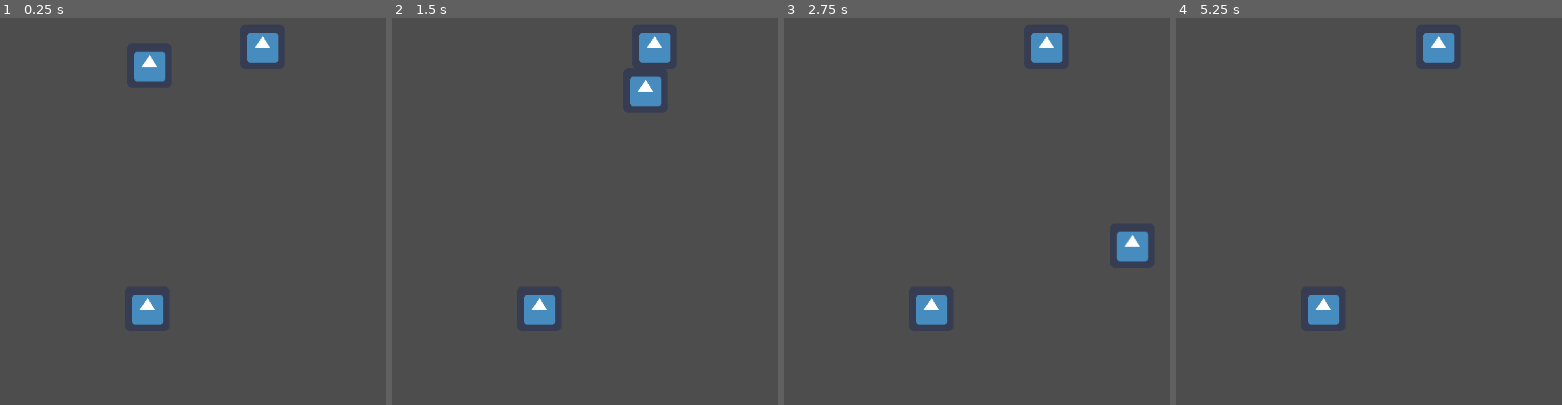
Above: before the commit, frames 1-4 (left to right).
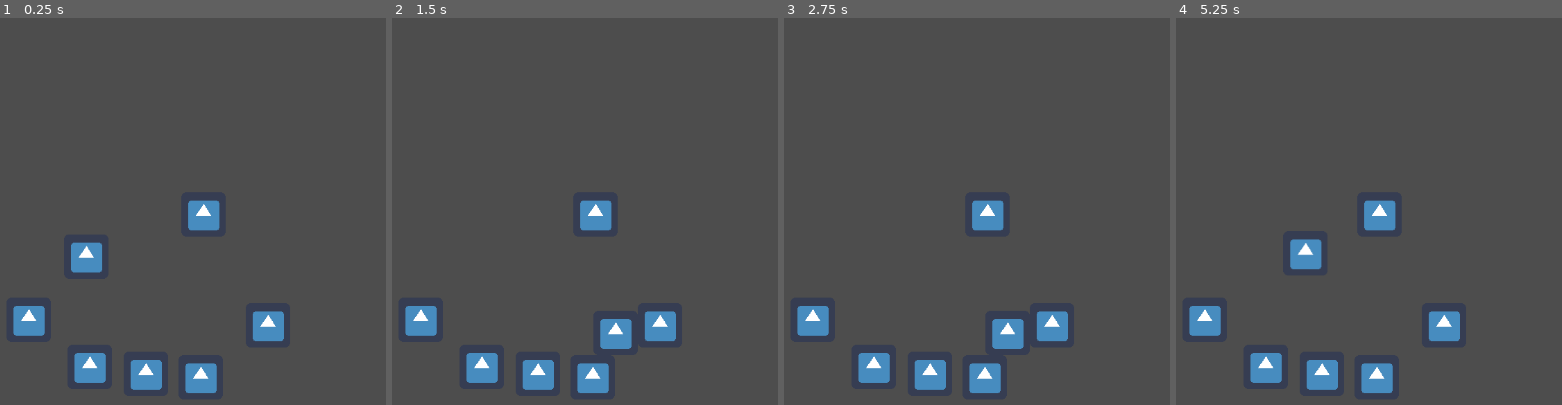
Above: after the commit, the same moments.

Repository: phepro/Project-informatica-1
Game: Godot game, scene res://main.tscn
The game is run twice, just before and just after one commit, with the same random seed, the same clock (stepped at 60 frames per second) and the same inputs. The engine's default icon, where the game draws it, is replaced by a stand-in: a white triangle on a blue panel in a dark square.
Inputs:
- Up to frame 1 (0.25 s): no input
- Up to frame 2 (1.5 s): hold Right (move_right) 0.53-1.28 s; hold Down (move_down) from 1.28 s (still down)
- Up to frame 3 (2.75 s): release Down (move_down) at 2.03 s; hold Right (move_right) from 2.03 s (still down)
- Up to frame 4 (5.25 s): release Right (move_right) at 2.78 s; hold Up (move_up) 2.78-3.53 s; hold Left (move_left) 3.53-5.03 s; tap Enter at 4.25 s; tap Space at 5 s; hold Down (move_down) from 5.03 s (still down)

The runs differ from the first frame. In frame 1, 6.4% of the frame differs, in the area x 3-74%, y 3-97%; in frame 2, 6.4%; in frame 3, 6.4%; in frame 4, 5.7%.

Commit message:
Finished player movement
Now there is collision on all sides.
Everything works PERFECTLY

Diff:
--- a/Game/main.tscn
+++ b/Game/main.tscn
@@ -6,10 +6,22 @@
 [node name="Main" type="Node"]
 
 [node name="player" parent="." instance=ExtResource("2_0xm2m")]
-position = Vector2(299, 158)
+position = Vector2(208, 391)
 
 [node name="tile" parent="." instance=ExtResource("1_ig7tw")]
-position = Vector2(296, 509)
+position = Vector2(213, 593)
+
+[node name="tile4" parent="." instance=ExtResource("1_ig7tw")]
+position = Vector2(377, 373)
 
 [node name="tile2" parent="." instance=ExtResource("1_ig7tw")]
-position = Vector2(462, 131)
+position = Vector2(294, 603)
+
+[node name="tile3" parent="." instance=ExtResource("1_ig7tw")]
+position = Vector2(373, 608)
+
+[node name="tile5" parent="." instance=ExtResource("1_ig7tw")]
+position = Vector2(470, 533)
+
+[node name="tile6" parent="." instance=ExtResource("1_ig7tw")]
+position = Vector2(125, 525)
--- a/Game/player.gd
+++ b/Game/player.gd
@@ -1,12 +1,11 @@
 extends Area2D
 signal hit
-@export var speed = 200
+@export var speed = 400
 var x_velocity = 0
 var y_velocity = 0
-var x_acceleration = 0
-var y_acceleration = 0
-var collision_radius
-var raycast_collision = 100000
+var collision_height
+var collision_width
+var raycast_collision
 var screen_size
 var touching_ground = false
 
@@ -14,7 +13,8 @@
 # Called when the node enters the scene tree for the first time.
 func _ready() -> void:
 	screen_size = get_viewport_rect().size
-	collision_radius = $CollisionShape2D.shape.size.y / 2
+	collision_height = $CollisionShape2D.shape.size.y / 2
+	collision_width = $CollisionShape2D.shape.size.x / 2
 
 
 #returns the maximum/minimum value that isn't zero
@@ -38,8 +38,7 @@
 		x_velocity -= 1
 	if Input.is_action_pressed("move_up"):
 		if touching_ground:
-			y_acceleration = -10
-			y_velocity = -30
+			y_velocity = -640
 	if Input.is_action_pressed("move_down"):
 		y_velocity += 1
 
@@ -47,24 +46,29 @@
 func _physics_process(delta) -> void:
 	#gravity
 	if !touching_ground:
-		y_acceleration += 1
-
-	#calculates velocity
-	x_velocity += x_acceleration * delta
-	y_velocity += y_acceleration * delta
+		y_velocity += 1280 * delta
 
 	#moves the player
 	position.x += x_velocity * delta * speed
 	position.y += y_velocity * delta
 
 	#Checks for raycast hit
-	if $RayCast2D_DownLeft.is_colliding() or $RayCast2D_DownRight.is_colliding():
-		raycast_collision = compare_non_zero($RayCast2D_DownLeft.get_collision_point().y, $RayCast2D_DownRight.get_collision_point().y, "min")
+	if $RayCast2D_Left1.is_colliding() or $RayCast2D_Left2.is_colliding():
+		raycast_collision = compare_non_zero($RayCast2D_Left1.get_collision_point().x, $RayCast2D_Left2.get_collision_point().x, "max")
+		position.x = max(position.x, raycast_collision + collision_width)
+	if $RayCast2D_Right1.is_colliding() or $RayCast2D_Right2.is_colliding():
+		raycast_collision = compare_non_zero($RayCast2D_Right1.get_collision_point().x, $RayCast2D_Right2.get_collision_point().x, "min")
+		position.x = min(position.x, raycast_collision - collision_width)
+	if $RayCast2D_Up1.is_colliding() or $RayCast2D_Up2.is_colliding():
+		raycast_collision = compare_non_zero($RayCast2D_Up1.get_collision_point().y, $RayCast2D_Up2.get_collision_point().y, "max")
+		position.y = max(position.y, raycast_collision + collision_height)
+
+	if $RayCast2D_Down1.is_colliding() or $RayCast2D_Down2.is_colliding():
+		raycast_collision = compare_non_zero($RayCast2D_Down1.get_collision_point().y, $RayCast2D_Down2.get_collision_point().y, "min")
 		#Pushes players out of collision boxes
-		if position.y + collision_radius >= raycast_collision:
-			position.y = raycast_collision - collision_radius
+		if position.y + collision_height >= raycast_collision:
+			position.y = raycast_collision - collision_height
 			touching_ground = true
-			y_acceleration = 0
 			y_velocity = 0
 		else:
 			touching_ground = false
@@ -72,7 +76,7 @@
 		touching_ground = false
 
 	#checks if player goes below screen
-	if position.y + collision_radius >= screen_size.y:
+	if position.y + collision_height >= screen_size.y:
 		pass
 		print("dead")
 
--- a/Game/player.tscn
+++ b/Game/player.tscn
@@ -27,35 +27,35 @@
 [node name="CollisionShape2D" type="CollisionShape2D" parent="."]
 shape = SubResource("RectangleShape2D_hqtel")
 
-[node name="RayCast2D_DownLeft" type="RayCast2D" parent="."]
+[node name="RayCast2D_Down1" type="RayCast2D" parent="."]
 position = Vector2(-31, 31)
 target_position = Vector2(0, 64)
 
-[node name="RayCast2D_DownRight" type="RayCast2D" parent="."]
+[node name="RayCast2D_Down2" type="RayCast2D" parent="."]
 position = Vector2(31, 31)
 target_position = Vector2(0, 64)
 
-[node name="RayCast2D_UpLeft" type="RayCast2D" parent="."]
+[node name="RayCast2D_Up1" type="RayCast2D" parent="."]
 position = Vector2(-31, -31)
 target_position = Vector2(0, -64)
 
-[node name="RayCast2D_UpRight" type="RayCast2D" parent="."]
+[node name="RayCast2D_Up2" type="RayCast2D" parent="."]
 position = Vector2(31, -31)
 target_position = Vector2(0, -64)
 
-[node name="RayCast2D_RightUpper" type="RayCast2D" parent="."]
+[node name="RayCast2D_Right1" type="RayCast2D" parent="."]
 position = Vector2(31, -31)
 target_position = Vector2(64, 0)
 
-[node name="RayCast2D_RightLower" type="RayCast2D" parent="."]
+[node name="RayCast2D_Right2" type="RayCast2D" parent="."]
 position = Vector2(31, 31)
 target_position = Vector2(64, 0)
 
-[node name="RayCast2D_LeftUpper" type="RayCast2D" parent="."]
+[node name="RayCast2D_Left1" type="RayCast2D" parent="."]
 position = Vector2(-31, -31)
 target_position = Vector2(-64, 0)
 
-[node name="RayCast2D_LeftLower" type="RayCast2D" parent="."]
+[node name="RayCast2D_Left2" type="RayCast2D" parent="."]
 position = Vector2(-31, 31)
 target_position = Vector2(-64, 0)
 
